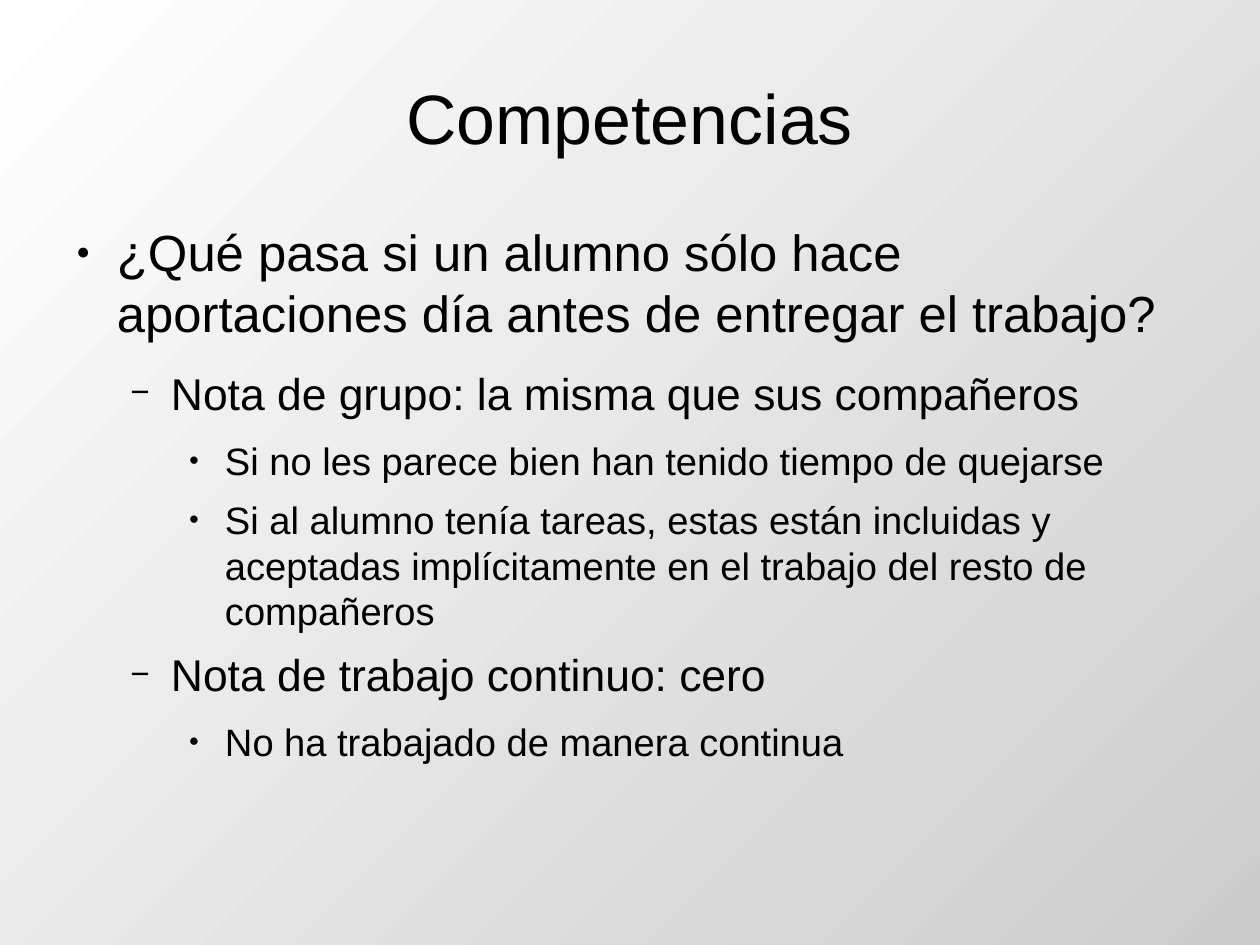
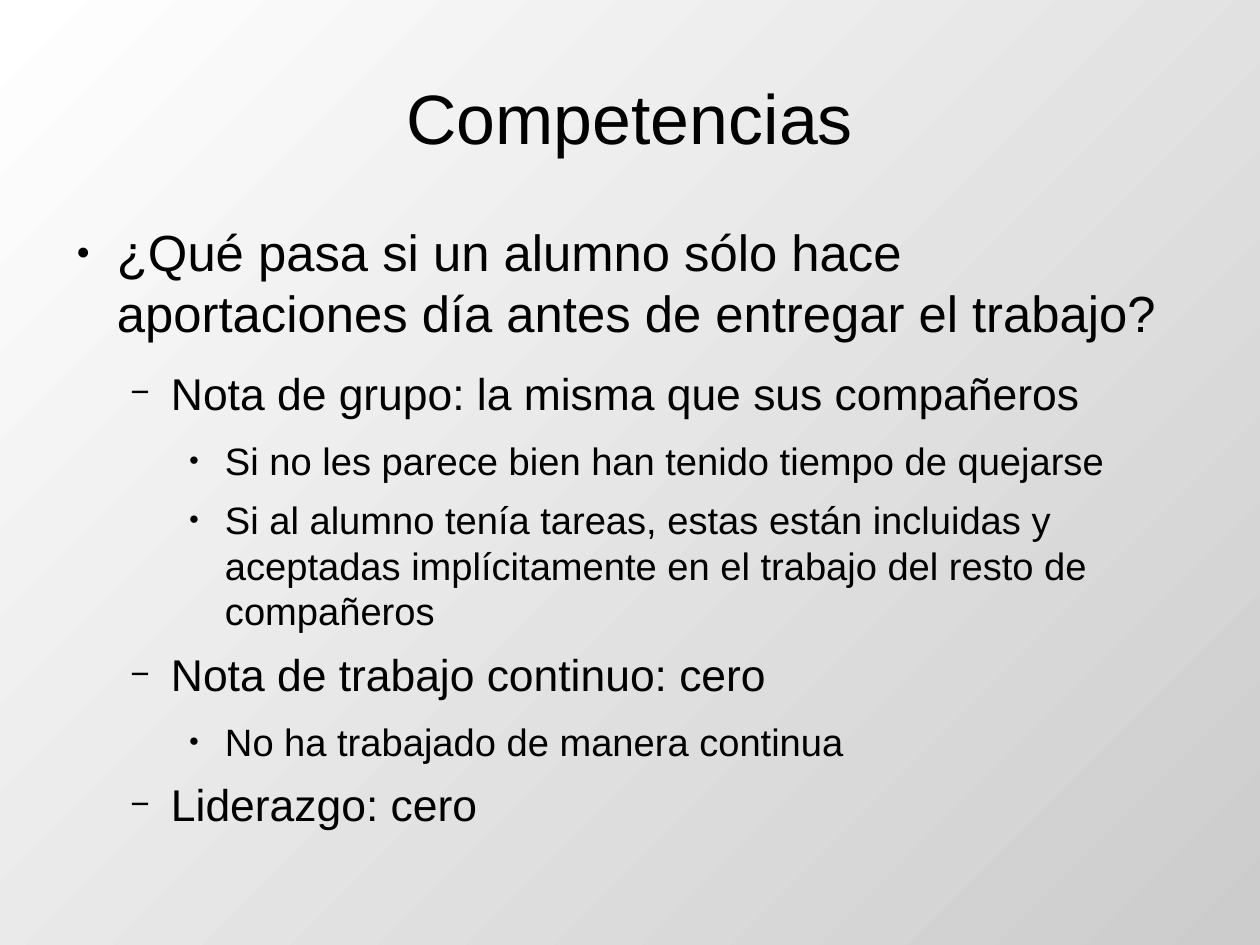
Before and after one commit to DrPantera/wikis4education, a slide deck: slide 24 of uca-2013_07/tema-5-EvaluacionWikis.odp (slide 22 before the commit). Drawn at 1260x945 pixels with LibreOffice and Linux fonts; fonts in the diff are those of the drawing. Boxes give left, top, right and bottom in pixels: in the first picture for what was removed or moved away, otherwise in the second. Text is boxed around its words. In the diff, an @@ line names an element or a change of style, - is before the commit and + after.

```diff
--- a/uca-2013_07/tema-5-EvaluacionWikis.odp
+++ b/uca-2013_07/tema-5-EvaluacionWikis.odp
@@ text at bbox=[171, 788, 477, 831]: paragraph added @@
+  − Liderazgo: cero
```
Also in this commit, not shown: 2 slides added, 2 other files.
